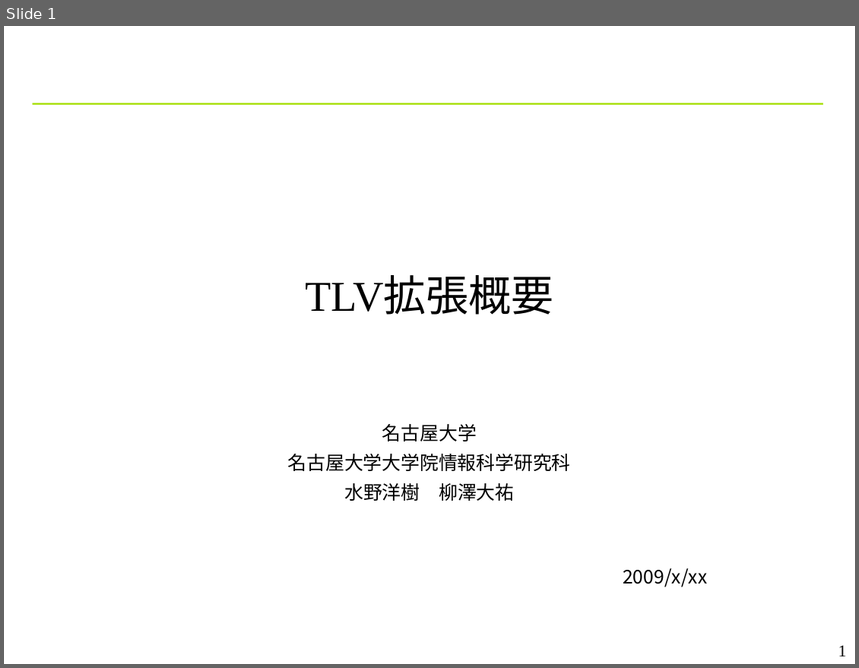
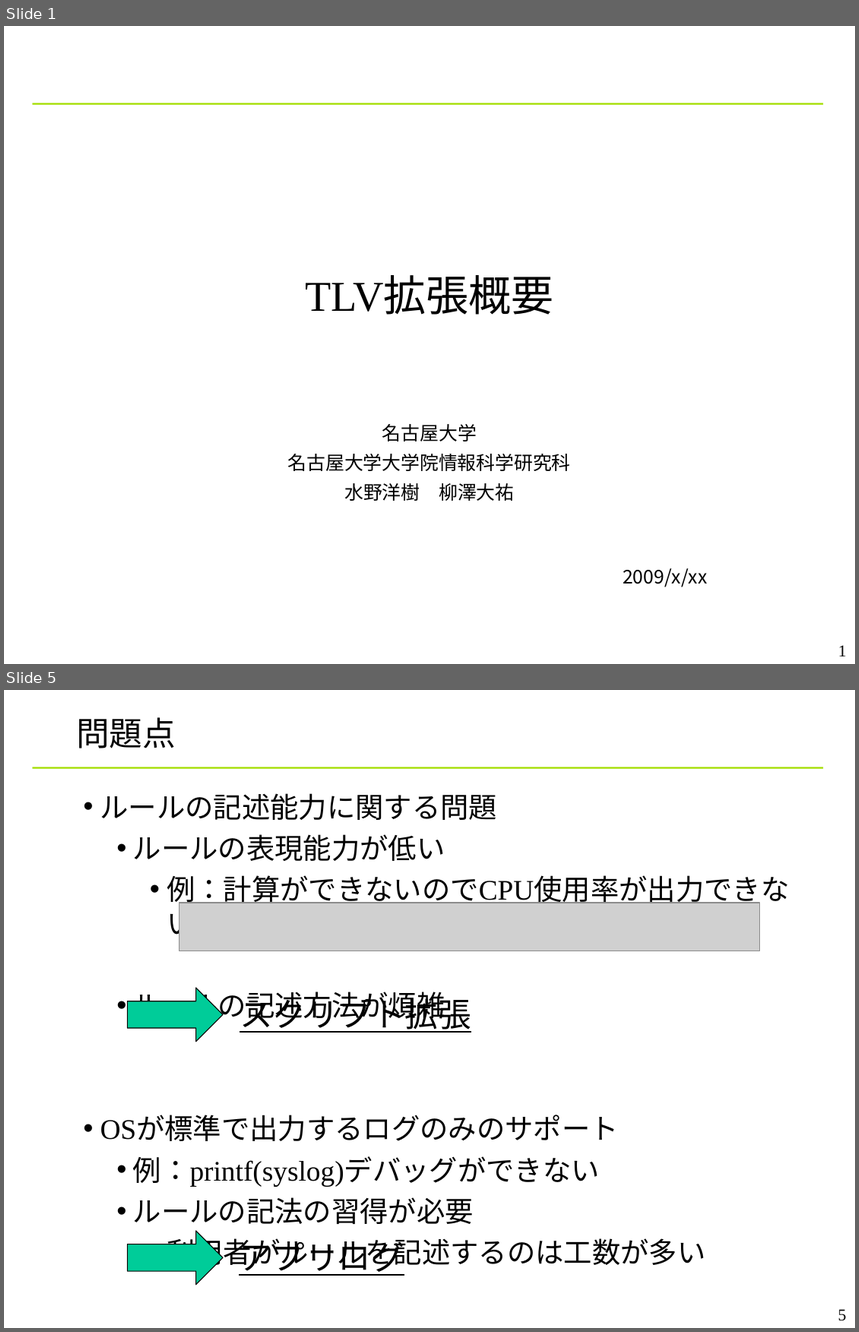
Before and after one commit to YixiaoLi/tlv4mc, a slide deck: doc/phase4/toppers_conference.ppt. Shown one above the other, each under a label of ours: slide 1 before the commit, slides 1 and 5 after it; the slides between them are not shown. The pictures are 859x668 and 859x1332 pixels, drawn with LibreOffice and Linux fonts; fonts in the diff are those of the drawing; grey boxes stand for pictures; background and template pictures are left out. Boxes give left, top, right and bottom in pixels: in the first picture for what was removed or moved away, otherwise in the second. Text is boxed around its words. In the diff, an @@ line names an element or a change of style, - is before the commit and + after.

```diff
--- a/doc/phase4/toppers_conference.ppt
+++ b/doc/phase4/toppers_conference.ppt
@@ slide 5 added at (x1=4, y1=690, x2=855, y2=1328), background #FFFFFF; not listed: 1 template element that a slide beside it also shows @@
@@ title added at (x1=76, y1=717, x2=176, y2=749), 28 pt, text #000000 @@
+問題点
@@ text added at (x1=101, y1=793, x2=789, y2=1271), 24 pt, text #000000 @@
+• ルールの記述能力に関する問題
+  • ルールの表現能力が低い
+    • 例：計算ができないのでCPU使用率が出力できない
+  • ルールの記述方法が煩雑
+• OSが標準で出力するログのみのサポート
+  • 例：printf(syslog)デバッグができない
+  • ルールの記法の習得が必要
+    • 利用者がルールを記述するのは工数が多い
@@ picture added at (x1=180, y1=903, x2=760, y2=951) @@
@@ right arrow added at (x1=127, y1=988, x2=223, y2=1042), fill #00CC99, outline #000000 0.74 pt @@
@@ text added at (x1=240, y1=993, x2=471, y2=1033), 28 pt, text #000000, underline @@
+スクリプト拡張
@@ right arrow added at (x1=127, y1=1231, x2=223, y2=1285), fill #00CC99, outline #000000 0.74 pt @@
@@ text added at (x1=239, y1=1239, x2=405, y2=1276), 28 pt, text #000000, underline @@
+アプリログ
@@ page number added at (x1=838, y1=1309, x2=847, y2=1322), 14 pt, text #000000 @@
+5
```
Also in this commit, not shown: 5 slides changed, 3 other slides added, 3 slides removed.
